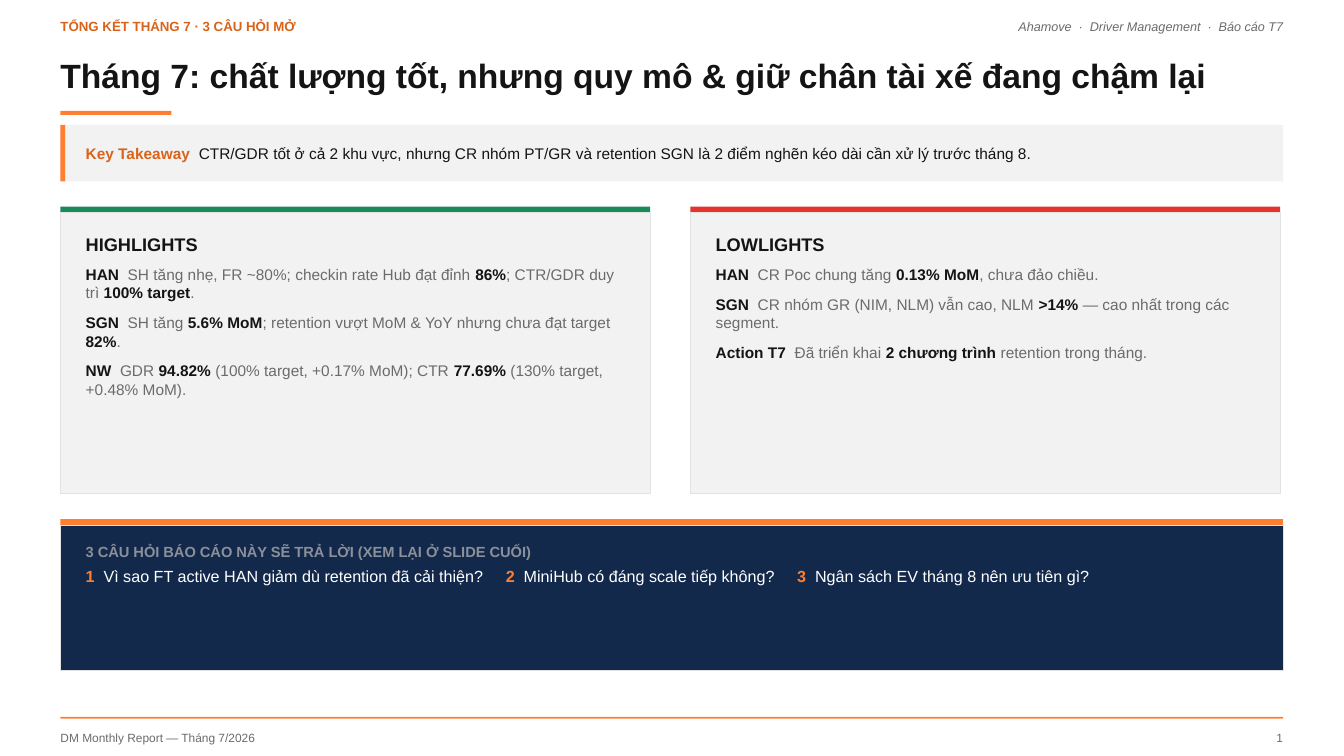
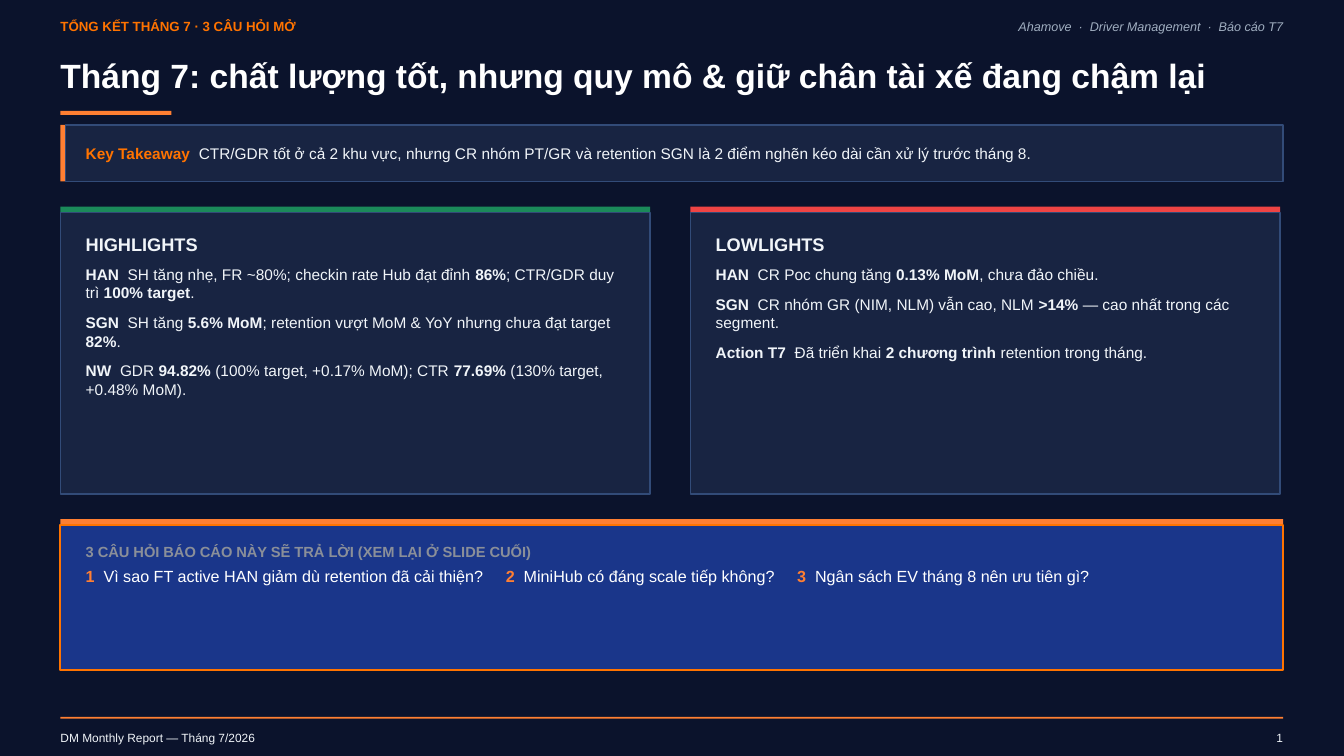
Before and after one commit to Khanhsnef/pulucowork, a slide deck: slide 2 of Data sources/BaoCao_ThangDM_T7_Core_v7_1.pptx. Drawn at 1344x756 pixels with LibreOffice and Linux fonts; fonts in the diff are those of the drawing. Boxes give left, top, right and bottom in pixels: in the first picture for what was removed or moved away, otherwise in the second. Text is boxed around its words. In the diff, an @@ line names an element or a change of style, - is before the commit and + after.

```diff
--- a/Data sources/BaoCao_ThangDM_T7_Core_v7_1.pptx
+++ b/Data sources/BaoCao_ThangDM_T7_Core_v7_1.pptx
@@ background #FFFFFF to #0B132C @@
@@ text "TỔNG KẾT THÁNG 7 · ..." at bbox=[60, 20, 295, 31]: text colour #D9631A to #FF7300 @@
@@ text "Ahamove · Driver Management · ..." at bbox=[1018, 21, 1283, 34]: text colour #6B6B6B to #A0AEC0 @@
@@ text "Tháng 7: chất lượng tốt, ..." at bbox=[60, 62, 1205, 95]: text colour #141414 to #FFFFFF @@
@@ rectangle at bbox=[66, 125, 1284, 181]: fill #F2F2F2 to #182442; outline none to #324B78 1 pt @@
@@ text "Key Takeaway CTR/GDR tốt ở ..." at bbox=[86, 146, 1031, 162]: text colour #D9631A to #FF7300 in "Key Takeaway"; text colour #141414 to #F1F5F9 in "CTR/GDR tốt ở cả 2 khu vực, ..." @@
@@ rectangle at bbox=[691, 207, 1280, 213]: fill #E5342E to #EF4444 @@
@@ rectangle at bbox=[60, 213, 650, 494]: fill #F2F2F2 to #182442; outline #E2E2E2 0.75 pt to #324B78 1 pt @@
@@ text "HIGHLIGHTS" at bbox=[86, 238, 198, 251]: text colour #141414 to #F1F5F9 @@
@@ rectangle at bbox=[691, 213, 1280, 494]: fill #F2F2F2 to #182442; outline #E2E2E2 0.75 pt to #324B78 1 pt @@
@@ text "LOWLIGHTS" at bbox=[716, 238, 825, 251]: text colour #141414 to #F1F5F9 @@
@@ text "HAN SH tăng nhẹ, FR ..." at bbox=[86, 268, 614, 398]: text colour #141414 to #F1F5F9 in "HAN 86%; 100% target.", "SGN 5.6% MoM; 82%.", "NW 94.82% 77.69%"; text colour #6B6B6B to #F1F5F9 in "SH tăng nhẹ, FR ~80%; checkin rate ...", "SH tăng MoM; retention vượt MoM & ...", "GDR (100% target, +0.17% MoM); CTR (130% ..." @@
@@ text "HAN CR Poc chung tăng ..." at bbox=[716, 268, 1229, 361]: text colour #141414 to #F1F5F9 in "HAN 0.13% MoM,", "SGN >14%", "Action T7 2 chương trình"; text colour #6B6B6B to #F1F5F9 in "CR Poc chung tăng MoM, chưa đảo ...", "CR nhóm GR (NIM, NLM) vẫn cao, ...", "Đã triển khai retention trong tháng." @@
@@ rectangle at bbox=[60, 525, 1284, 670]: fill #13294B to #1A368A; outline #E2E2E2 0.75 pt to #FF7300 1.5 pt @@
@@ text "DM Monthly Report — Tháng ..." at bbox=[60, 733, 254, 745]: text colour #6B6B6B to #F1F5F9 @@
@@ text "1" at bbox=[1276, 734, 1283, 742]: text colour #6B6B6B to #F1F5F9 @@
```
Also in this commit, not shown: 10 other slides changed, 40 other files.
